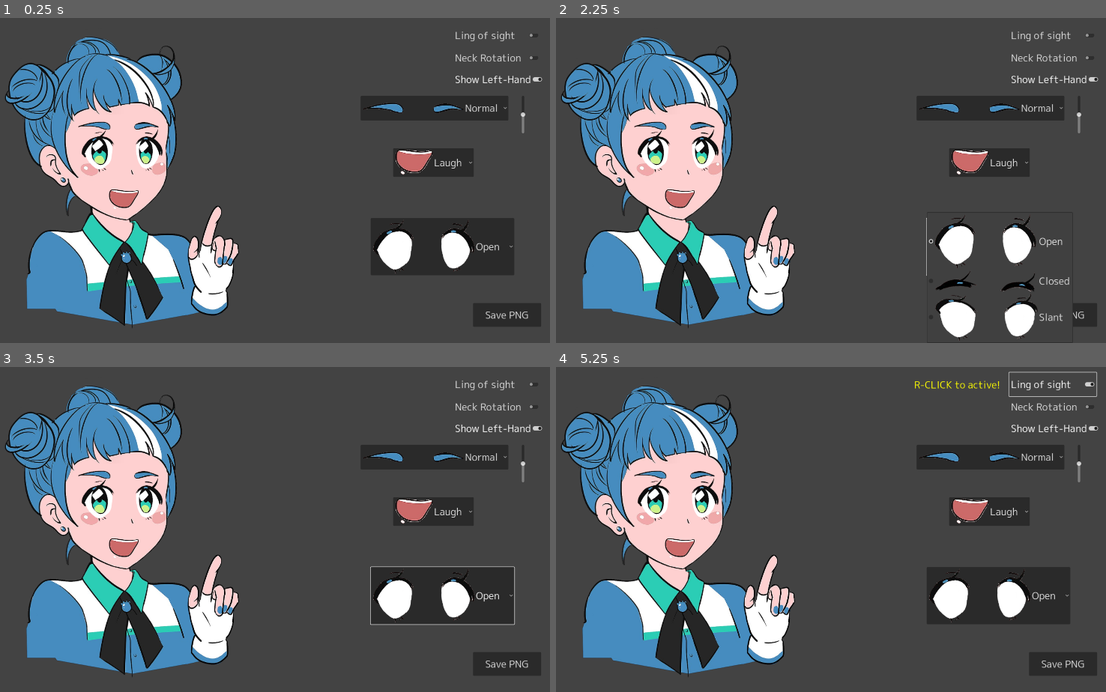
Above: before the commit, frames 1-4 (two rows, left to right).
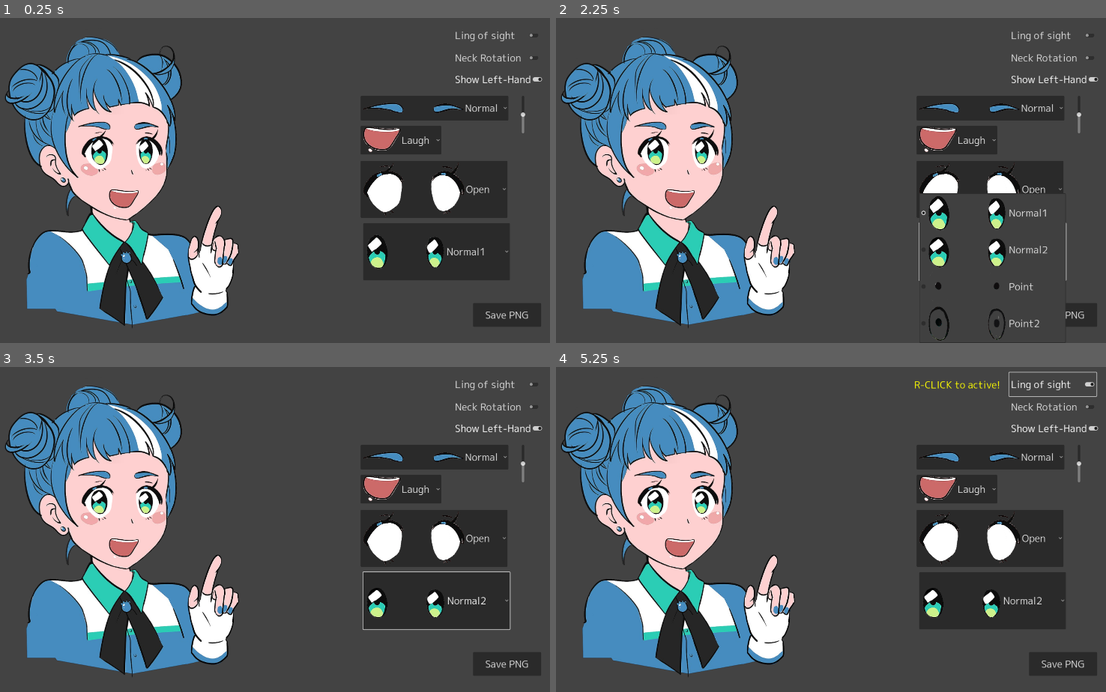
Above: after the commit, the same moments.

Repository: syun77/godotte_editor
Game: Godot game, scene res://Main.tscn
Same seed, same stepped clock (60 frames per second), same inputs: the game is played once before the commit and once after it.
Inputs (mouse positions are in pixels of both pictures, inside the frame that each line leads up to):
- Up to frame 1 (0.25 s): no input
- Up to frame 2 (2.25 s): click "Normal" at 0.5 s; click "Normal" at 1.25 s; click (990, 252) at 2 s, where only the run after the commit has a clickable "Normal1"
- Up to frame 3 (3.5 s): click (434, 601) at 2.75 s, where only the run after the commit has a clickable "Normal1"
- Up to frame 4 (5.25 s): click (990, 601) at 3.5 s, where only the run after the commit has a clickable "Normal2"; click (990, 601) at 4.25 s, where only the run after the commit has a clickable "Normal2"; click "Ling of sight" at 5 s

The runs differ from the first frame. In frame 1, 8.3% of the frame differs, in the area x 65-94%, y 33-81%; in frame 2, 7.7%; in frame 3, 8.7%, in the area x 16-94%, y 33-81%; in frame 4, 8.4%.

Commit message:
いったん完成

Diff:
--- a/GodotteEditor/Main.gd
+++ b/GodotteEditor/Main.gd
@@ -111,3 +111,8 @@
 	if name == "Closed":
 		# 閉じている目だけは例外処理.
 		_eye_eyes.visible = false
+
+
+func _on_option_eyes_inside_item_selected(index: int) -> void:
+	var option = $UI/OptionEyesInside
+	_eye_eyes.texture = option.get_item_icon(index)
--- a/GodotteEditor/Main.tscn
+++ b/GodotteEditor/Main.tscn
@@ -19,6 +19,10 @@
 [ext_resource type="Texture2D" uid="uid://bpwfgta77if0e" path="res://assets/images/godotte/mouse/trouble.png" id="17_t0ds7"]
 [ext_resource type="Texture2D" uid="uid://d2ld3h3h3s6su" path="res://assets/images/godotte/eyes/slant/white.png" id="18_f2rvg"]
 [ext_resource type="Texture2D" uid="uid://ccetmbdgxumv3" path="res://assets/images/godotte/eyes/closed/white.png" id="18_qmyoe"]
+[ext_resource type="Texture2D" uid="uid://fusqbgaxtr3y" path="res://assets/images/godotte/eyes/slant/eyes.png" id="20_boreu"]
+[ext_resource type="Texture2D" uid="uid://blwe3fveq28ul" path="res://assets/images/godotte/eyes/closed/mask.png" id="20_omqv3"]
+[ext_resource type="Texture2D" uid="uid://clggn01u7jusw" path="res://assets/images/godotte/eyes/eyes_point.png" id="22_x8xhi"]
+[ext_resource type="Texture2D" uid="uid://dtcs4fwibkvgk" path="res://assets/images/godotte/eyes/eyes_point2.png" id="23_ntor1"]
 
 [sub_resource type="CanvasItemMaterial" id="CanvasItemMaterial_dpwks"]
 blend_mode = 3
@@ -177,12 +181,12 @@
 max_value = 32.0
 
 [node name="OptionMouse" type="OptionButton" parent="UI"]
-offset_left = 1384.0
-offset_top = 456.0
-offset_right = 1642.0
-offset_bottom = 548.0
-theme = ExtResource("1_vf10m")
-item_count = 5
+offset_left = 1280.0
+offset_top = 384.0
+offset_right = 1538.0
+offset_bottom = 476.0
+theme = ExtResource("1_vf10m")
+item_count = 6
 selected = 0
 popup/item_0/text = "Laugh"
 popup/item_0/icon = ExtResource("3_i2wgv")
@@ -199,14 +203,17 @@
 popup/item_4/text = "Trouble"
 popup/item_4/icon = ExtResource("17_t0ds7")
 popup/item_4/id = 4
+popup/item_5/text = "None"
+popup/item_5/icon = ExtResource("20_omqv3")
+popup/item_5/id = 5
 
 [node name="OptionEyesOutside" type="OptionButton" parent="UI"]
-offset_left = 1312.0
-offset_top = 680.0
-offset_right = 1326.0
-offset_bottom = 700.0
-theme = ExtResource("1_vf10m")
-item_count = 3
+offset_left = 1280.0
+offset_top = 496.0
+offset_right = 1750.0
+offset_bottom = 679.0
+theme = ExtResource("1_vf10m")
+item_count = 4
 selected = 0
 popup/item_0/text = "Open"
 popup/item_0/icon = ExtResource("3_el3pu")
@@ -217,9 +224,34 @@
 popup/item_2/text = "Slant"
 popup/item_2/icon = ExtResource("18_f2rvg")
 popup/item_2/id = 2
+popup/item_3/text = "None"
+popup/item_3/icon = ExtResource("20_omqv3")
+popup/item_3/id = 3
+
+[node name="OptionEyesInside" type="OptionButton" parent="UI"]
+offset_left = 1288.0
+offset_top = 696.0
+offset_right = 1758.0
+offset_bottom = 879.0
+theme = ExtResource("1_vf10m")
+item_count = 4
+selected = 0
+popup/item_0/text = "Normal1"
+popup/item_0/icon = ExtResource("5_xl76m")
+popup/item_0/id = 0
+popup/item_1/text = "Normal2"
+popup/item_1/icon = ExtResource("20_boreu")
+popup/item_1/id = 1
+popup/item_2/text = "Point"
+popup/item_2/icon = ExtResource("22_x8xhi")
+popup/item_2/id = 2
+popup/item_3/text = "Point2"
+popup/item_3/icon = ExtResource("23_ntor1")
+popup/item_3/id = 3
 
 [connection signal="pressed" from="UI/ButtonSave" to="." method="_on_button_save_pressed"]
 [connection signal="item_selected" from="UI/OptionEyebrows" to="." method="_on_option_eyebrows_item_selected"]
 [connection signal="value_changed" from="UI/SliderEyebrows" to="." method="_on_slider_eyebrows_value_changed"]
 [connection signal="item_selected" from="UI/OptionMouse" to="." method="_on_option_mouse_item_selected"]
 [connection signal="item_selected" from="UI/OptionEyesOutside" to="." method="_on_option_eyes_outside_item_selected"]
+[connection signal="item_selected" from="UI/OptionEyesInside" to="." method="_on_option_eyes_inside_item_selected"]
Not shown: 1 places in GodotteEditor/Main.tscn that only renumber resources
Binary file added: GodotteEditor/assets/images/godotte/eyes/eyes_point.png
Binary file added: GodotteEditor/assets/images/godotte/eyes/eyes_point2.png
Binary file added: GodotteEditor/assets/images/godotte/eyes/slant/eyes.png
Not shown, added: Resources/Godotte.clip
Not shown, added: Resources/Godotte.psd
